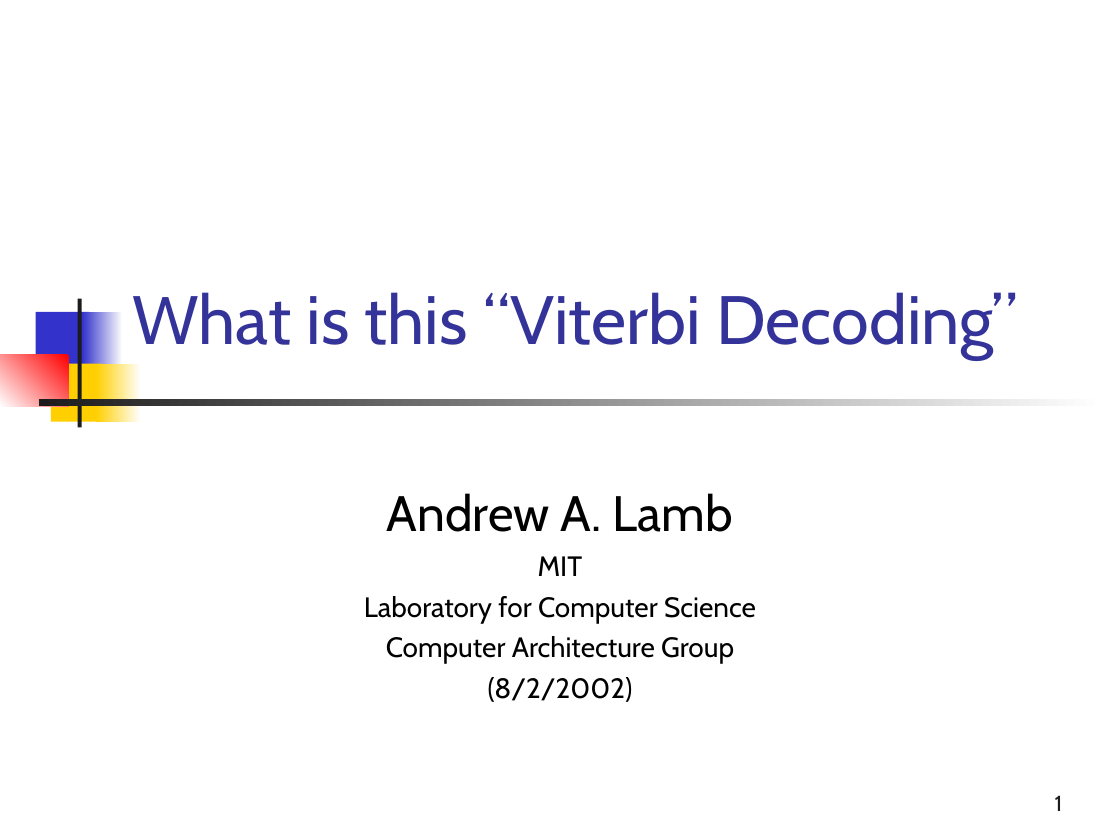
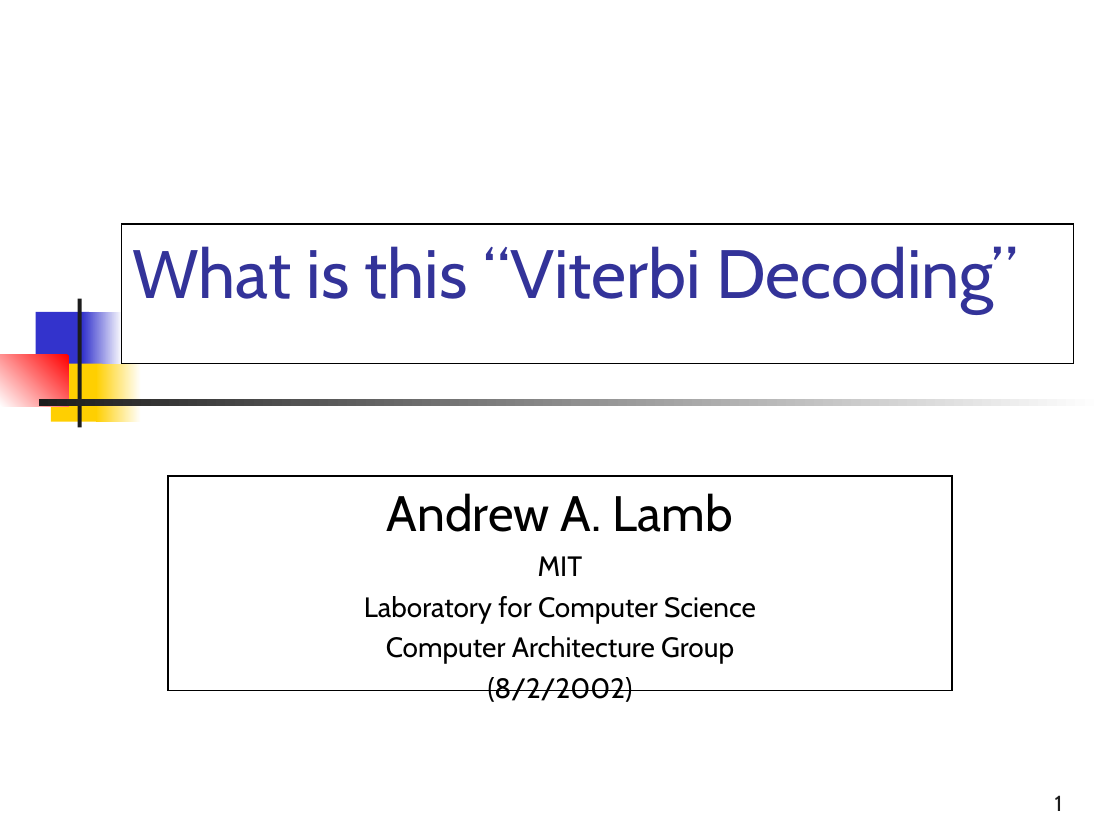
Before and after one commit to rrnewton/StreamIt, a slide deck: slide 1 of streams/apps/applications/hdtv/docs/Viterbi-Decoding.ppt. Drawn at 1120x840 pixels with LibreOffice and Linux fonts; fonts in the diff are those of the drawing. Boxes give left, top, right and bottom in pixels: in the first picture for what was removed or moved away, otherwise in the second. Text is boxed around its words. In the diff, an @@ line names an element or a change of style, - is before the commit and + after.

```diff
--- a/streams/apps/applications/hdtv/docs/Viterbi-Decoding.ppt
+++ b/streams/apps/applications/hdtv/docs/Viterbi-Decoding.ppt
@@ title "What is this “Viterbi Decoding”": place and size @@
-title "What is this “Viterbi Decoding”" at bbox=[132, 292, 1018, 359]
+title "What is this “Viterbi Decoding”" at bbox=[121, 224, 1073, 364]
@@ title "What is this “Viterbi Decoding”" at bbox=[121, 224, 1073, 364]: vertical alignment bottom to top; fill none to #FFFFFF; outline none to #000000 0.74 pt @@
@@ subtitle "Andrew A. Lamb": place and size @@
-subtitle "Andrew A. Lamb" at bbox=[364, 493, 756, 702]
+subtitle "Andrew A. Lamb" at bbox=[168, 476, 952, 691]
@@ subtitle "Andrew A. Lamb" at bbox=[168, 476, 952, 691]: fill none to #FFFFFF; outline none to #000000 0.74 pt @@
```
Also in this commit, not shown: 3 other slides changed, 1 other file.
